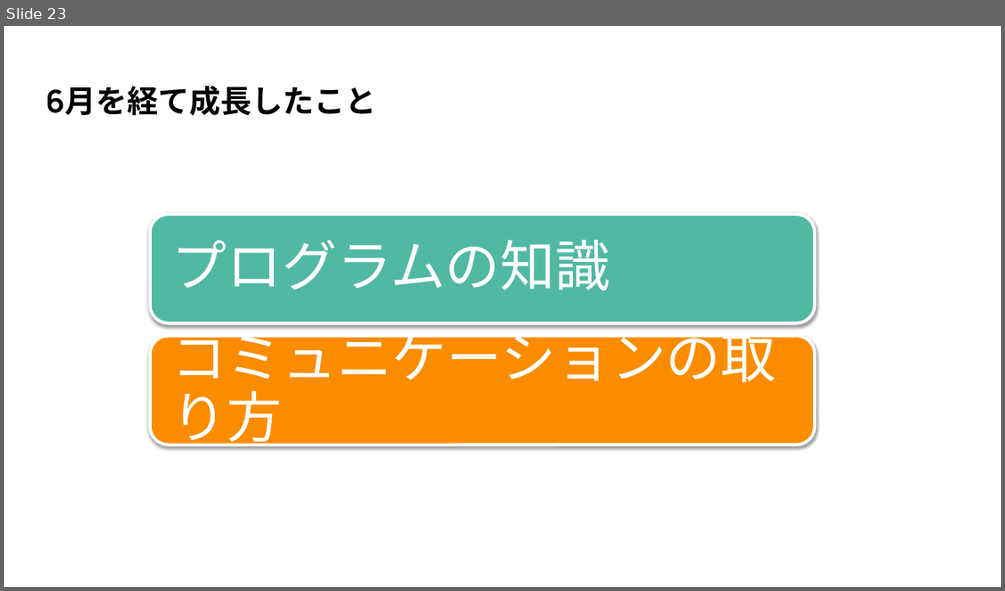
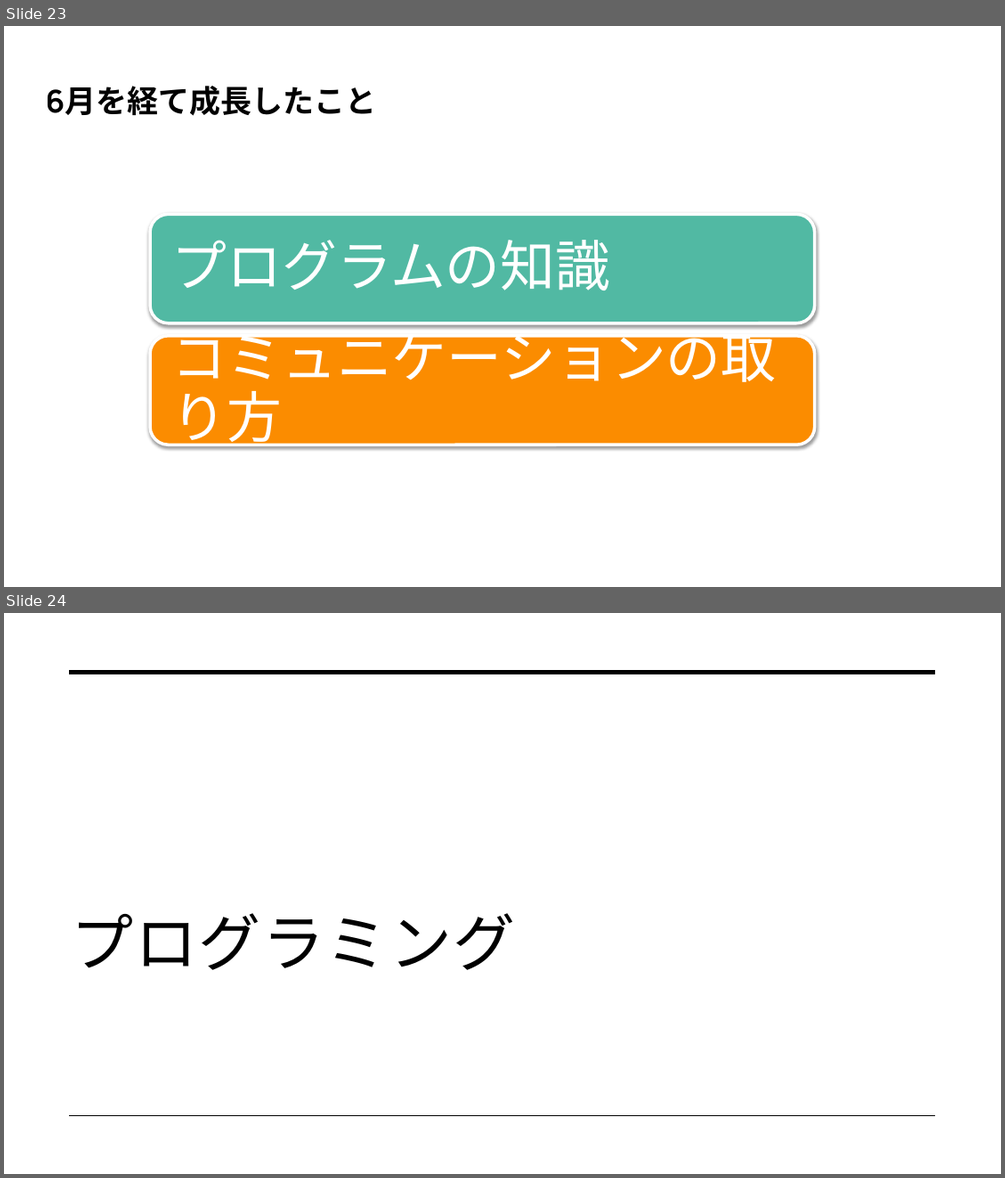
Before and after one commit to dojo2022/C-3, a slide deck: C-3_配布資料/0630_C3_発表資料.pptx. Shown one above the other, each under a label of ours: slide 23 before the commit, slides 23 and 24 after it. The pictures are 1005x591 and 1005x1178 pixels, drawn with LibreOffice and Linux fonts; fonts in the diff are those of the drawing. Boxes give left, top, right and bottom in pixels: in the first picture for what was removed or moved away, otherwise in the second. Text is boxed around its words. In the diff, an @@ line names an element or a change of style, - is before the commit and + after.

```diff
--- a/C-3_配布資料/0630_C3_発表資料.pptx
+++ b/C-3_配布資料/0630_C3_発表資料.pptx
@@ slide 24 added at bbox=[4, 613, 1001, 1174], background #FFFFFF @@
@@ line added from (70, 672) to (936, 672), #000000 3.5 pt @@
@@ title added at bbox=[72, 913, 516, 970], 60 pt, text #000000 @@
+プログラミング
@@ line added from (70, 1116) to (936, 1116), #000000 1 pt @@
```
Also in this commit, not shown: 5 other slides added.
